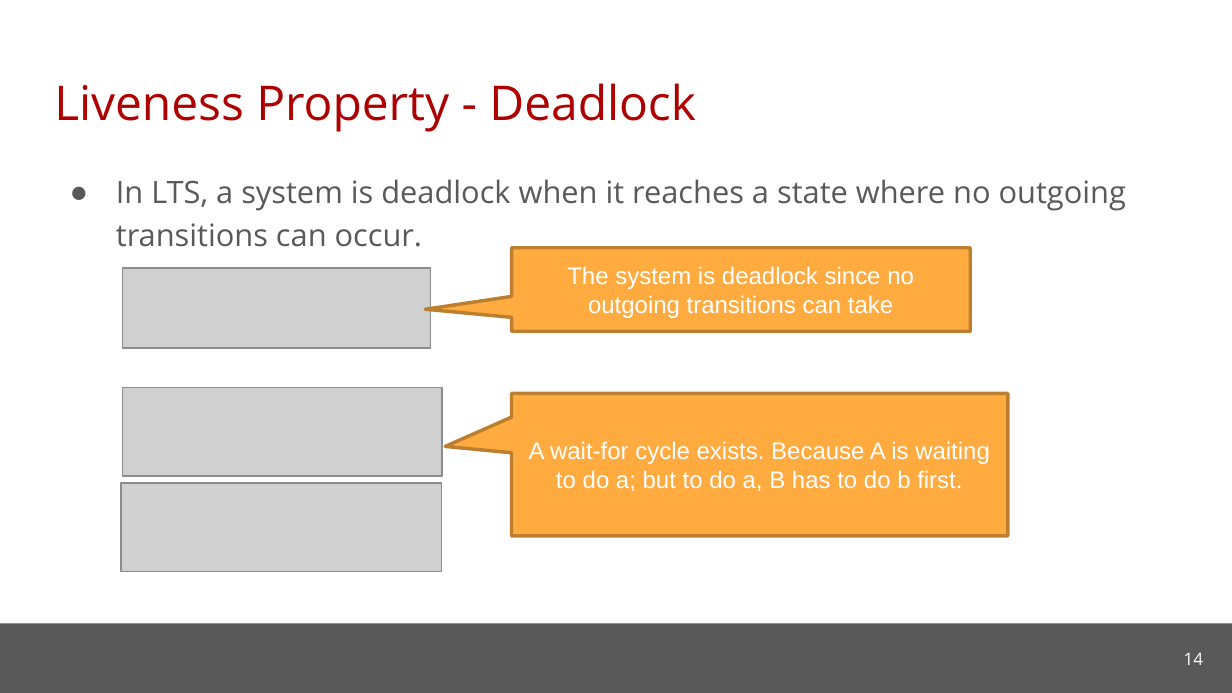
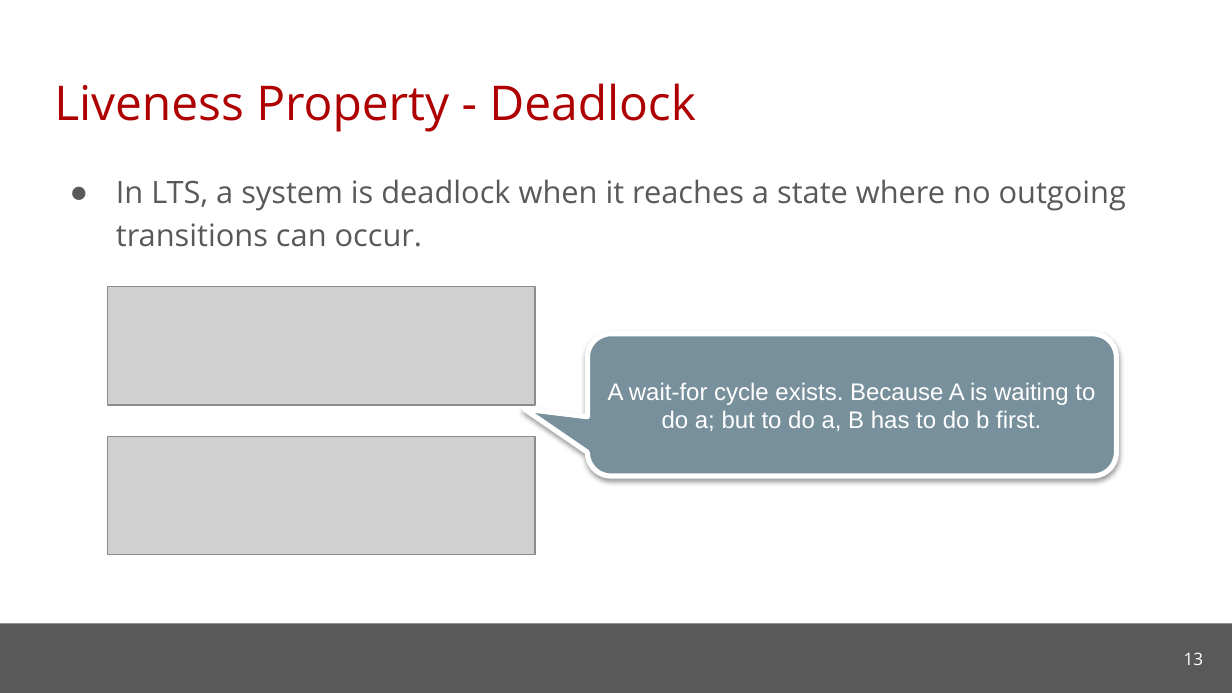
Before and after one commit to cmu-soda/Robustness, a slide deck: slide 13 of Robustness.pptx (slide 14 before the commit). Drawn at 1232x693 pixels with LibreOffice and Linux fonts; fonts in the diff are those of the drawing; grey boxes stand for pictures; background and template pictures are left out. Boxes give left, top, right and bottom in pixels: in the first picture for what was removed or moved away, otherwise in the second. Text is boxed around its words. In the diff, an @@ line names an element or a change of style, - is before the commit and + after.

```diff
--- a/Robustness.pptx
+++ b/Robustness.pptx
@@ picture removed at [123,269,431,349] @@
@@ speech box removed at [511,248,970,331] @@
-The system is deadlock since no outgoing transitions can take
@@ picture: place and size @@
-picture at [123,388,442,477]
+picture at [107,287,535,405]
@@ rounded speech box "A wait-for cycle exists. Because ...": place and size @@
-rounded speech box "A wait-for cycle exists. Because ..." at [511,393,1008,536]
+rounded speech box "A wait-for cycle exists. Because ..." at [588,334,1116,476]
@@ rounded speech box "A wait-for cycle exists. Because ..." at [588,334,1116,476]: speech box to rounded speech box; fill #FFAB40 to #78909C; outline #BD7F2F 2 pt to #FFFFFF 3 pt; shadow on @@
@@ picture: place and size @@
-picture at [121,483,441,572]
+picture at [107,436,535,554]
@@ page number at [1184,652,1203,665]: text changed @@
-14
+13
```
Also in this commit, not shown: 6 other slides changed, 2 slides added, 3 slides removed.
